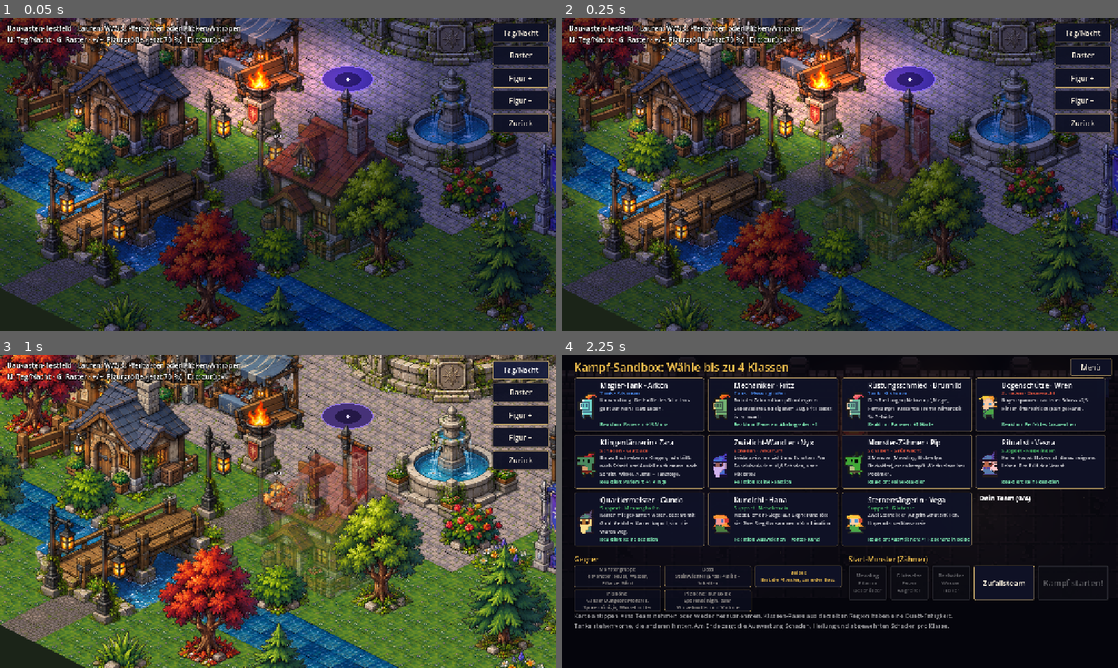
Above: before the commit, frames 1-4 (two rows, left to right).
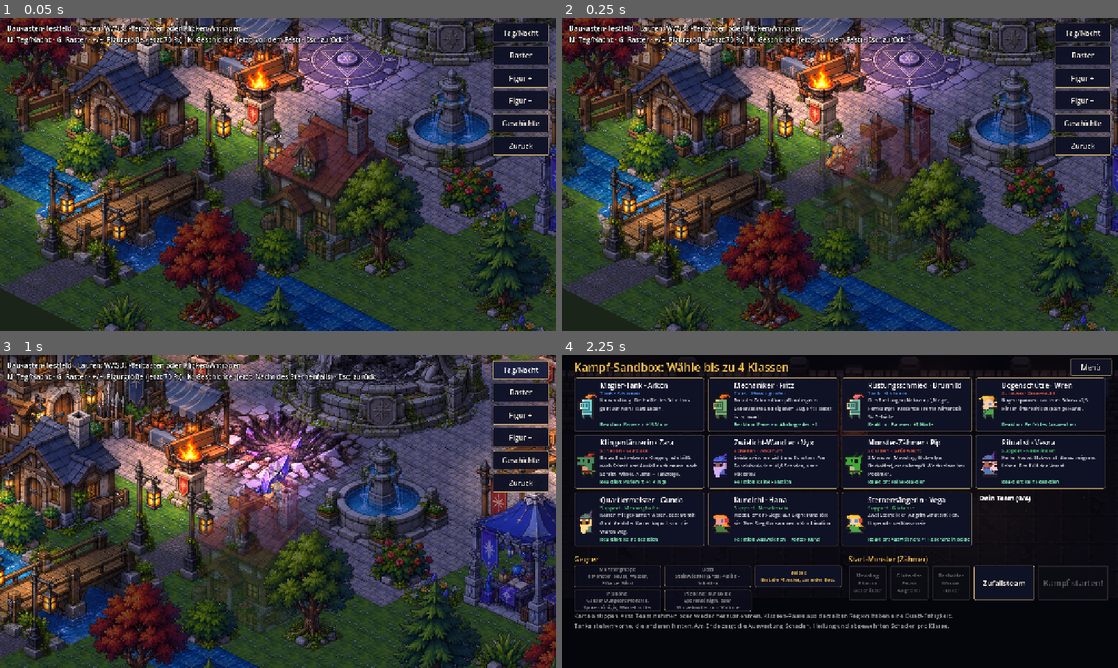
Above: after the commit, the same moments.

Repository: CazeX-studio/MiniKampf
Game: Godot game, scene res://tests/baukasten_auto.tscn
Same seed, same stepped clock (60 frames per second), same inputs: the game is played once before the commit and once after it. This scene is started directly instead of the project's main scene.
Inputs:
- Up to frame 1 (0.05 s): no input
- Up to frame 2 (0.25 s): no input
- Up to frame 3 (1 s): click "Tag/Nacht" at 0.5 s
- Up to frame 4 (2.25 s): click "Zurück" at 1.25 s; click "Kampf-Sandbox Alle 11 Klassen…" at 2 s

The runs differ from the first frame. In frame 1, 3.8% of the frame differs, in the area x 34-99%, y 0-44%; in frame 2, 3.8%; in frame 3, 90%, in the area x 0-100%, y 0-100%; in frame 4, nothing differs.

Commit message:
Baukasten: Splitterkreis, Krater und Sternsplitter, Geschichte im Testfeld umschaltbar
Co-Authored-By: Claude Opus 5.5 <noreply@anthropic.com>
Claude-Session: https://claude.ai/code/session_01BHCPNy1F47Z7gZ7RGUu5gt

Diff:
--- a/data/baukasten_teile.json
+++ b/data/baukasten_teile.json
@@ -517,18 +517,76 @@
 		},
 		"splitterkreis": {
 			"bild": "objekte/splitterkreis.png",
-			"massstab": 2,
-			"flaeche": [
-				2,
-				2
+			"flaeche": [
+				3,
+				3
+			],
+			"fuss": [
+				176,
+				102
 			],
 			"flach": true,
 			"blockiert": false,
-			"fuss_y": 12,
 			"licht": {
 				"art": "splitter",
 				"hoehe": 0
 			}
+		},
+		"krater_frisch": {
+			"bild": "objekte/krater_frisch.png",
+			"flaeche": [
+				4,
+				4
+			],
+			"fuss": [
+				170,
+				109
+			],
+			"flach": true,
+			"blockiert": false,
+			"lichter": [
+				{
+					"art": "splitter",
+					"bild": [
+						175,
+						95
+					]
+				},
+				{
+					"art": "glut",
+					"bild": [
+						150,
+						110
+					]
+				}
+			]
+		},
+		"krater_spaet": {
+			"bild": "objekte/krater_spaet.png",
+			"flaeche": [
+				4,
+				4
+			],
+			"fuss": [
+				182,
+				101
+			],
+			"flach": true
+		},
+		"sternsplitter": {
+			"bild": "objekte/sternsplitter.png",
+			"flaeche": [
+				1,
+				1
+			],
+			"fuss": [
+				83,
+				74
+			],
+			"licht": {
+				"art": "splitter",
+				"hoehe": 30
+			}
 		}
 	}
 }
--- a/data/baukasten_testfeld.json
+++ b/data/baukasten_testfeld.json
@@ -1,5 +1,5 @@
 {
-	"_hinweis": "Testfeld für den Baukasten (Rautenansicht), an …(220 unchanged characters)… in Teil quer. Mehr in data/BAUKASTEN.md.",
+	"_hinweis": "Testfeld für den Baukasten (Rautenansicht), an …(220 unchanged characters)… in Teil quer. Mehr in data/BAUKASTEN.md. 'nur_stufe': Teil gibt es nur in diesen Stufen der Geschichte (0 vor dem Fest, 1 Nacht des Sternenfalls, 2 Wochen danach; Taste K im Testfeld).",
 	"start": [
 		21,
 		31
@@ -63,8 +63,11 @@
 		{
 			"teil": "splitterkreis",
 			"feld": [
-				17,
-				23
+				16,
+				22
+			],
+			"nur_stufe": [
+				0
 			]
 		},
 		{
@@ -760,6 +763,36 @@
 				11,
 				34
 			]
+		},
+		{
+			"teil": "krater_frisch",
+			"feld": [
+				16,
+				22
+			],
+			"nur_stufe": [
+				1
+			]
+		},
+		{
+			"teil": "krater_spaet",
+			"feld": [
+				16,
+				22
+			],
+			"nur_stufe": [
+				2
+			]
+		},
+		{
+			"teil": "sternsplitter",
+			"feld": [
+				20,
+				26
+			],
+			"nur_stufe": [
+				1
+			]
 		}
 	]
 }
--- a/scripts/welt/baukasten_test.gd
+++ b/scripts/welt/baukasten_test.gd
@@ -16,6 +16,8 @@
 const PLAYER_RECT := Rect2(-24, -128, 48, 130)
 ## Größe der Spielfigur im Testfeld (Tasten + und -), um den Maßstab zur Welt auszuprobieren
 const FIGUR_GROESSEN: Array[float] = [0.5, 0.6, 0.7, 0.8, 0.9, 1.0]
+## Stand der Geschichte (Taste K): Teile mit "nur_stufe" erscheinen nur in diesen Stufen (Splitterkreis, Krater …)
+const STUFEN: Array[String] = ["vor dem Fest", "Nacht des Sternenfalls", "Wochen danach"]
 ## So durchsichtig werden Dinge, hinter denen die Figur steht
 const FADE_ALPHA := 0.45
 const ASSET_PATH := "res://assets/baukasten/"
@@ -24,6 +26,10 @@
 var _size := Vector2i.ZERO
 var _rows: PackedStringArray
 var _blocked := {}
+## Gesperrte Felder von Teilen, die es nur in der gerade gezeigten Stufe der Geschichte gibt
+var _stufe_blocked := {}
+var _stufe := 0
+var _start := Vector2i.ZERO
 ## Ein Eintrag pro Gegenstand: {name, node, rect (Felder), bild (Bildschirm-Fläche), flach}
 var _objekte: Array[Dictionary] = []
 var _lights: Array[Licht] = []
@@ -53,7 +59,8 @@
 	_rows = PackedStringArray(feld.get("boden", []))
 	_size = Vector2i(_rows[0].length() if _rows.size() > 0 else 0, _rows.size())
 	var start: Array = feld.get("start", [0, 0])
-	_pos = Vector2(start[0], start[1]) + Vector2(0.5, 0.5)
+	_start = Vector2i(start[0], start[1])
+	_pos = Vector2(_start) + Vector2(0.5, 0.5)
 
 	_modulate = CanvasModulate.new()
 	add_child(_modulate)
@@ -96,6 +103,7 @@
 	add_child(_camera)
 	_build_hud()
 	_set_figur(_figur_stufe)
+	set_stufe(0)
 	_set_night(true)
 	_update_player()
 	_camera.position = cell_to_screen(_pos)
@@ -127,7 +135,7 @@
 
 
 func is_walkable(cell: Vector2i) -> bool:
-	return not _ground_def(cell).is_empty() and not _blocked.has(cell)
+	return not _ground_def(cell).is_empty() and not _blocked.has(cell) and not _stufe_blocked.has(cell)
 
 
 # --- Aufbau ---------------------------------------------------------------------
@@ -185,6 +193,8 @@
 		node.add_child(licht)
 		_lights.append(licht)
 	(_flat if flach else _sorted).add_child(node)
+	var stufen: Array = o.get("nur_stufe", [])
+	var zellen: Array[Vector2i] = []
 	if d.get("begehbar", false):
 		# Brücke und Ähnliches: darauf kann man laufen, auch wenn darunter Wasser ist
 		for y in rect.size.y:
@@ -197,8 +207,11 @@
 				# Bei gespiegelten Teilen sind die freien Felder ebenfalls getauscht
 				var f := [y, x] if o.get("gespiegelt", false) else [x, y]
 				if not f in frei and not [float(f[0]), float(f[1])] in frei:
-					_blocked[rect.position + Vector2i(x, y)] = true
-	_objekte.append({name = teil, node = node, rect = rect, flach = flach,
+					zellen.append(rect.position + Vector2i(x, y))
+	if stufen.is_empty():
+		for cell in zellen:
+			_blocked[cell] = true
+	_objekte.append({name = teil, node = node, rect = rect, flach = flach, stufen = stufen, zellen = zellen,
 			bild = Rect2(node.position + sprite.position, tex.get_size() * massstab)})
 
 
@@ -206,7 +219,7 @@
 func _check_overlaps() -> void:
 	var used := {}
 	for o: Dictionary in _objekte:
-		if o.flach:
+		if o.flach or not o.stufen.is_empty():
 			continue
 		var rect: Rect2i = o.rect
 		for y in range(rect.position.y, rect.end.y):
@@ -253,10 +266,12 @@
 			var top := cell_to_screen(Vector2(x, y))
 			var diamond := PackedVector2Array([top, top + Vector2(TILE_W * 0.5, TILE_H * 0.5),
 					top + Vector2(0, TILE_H), top + Vector2(-TILE_W * 0.5, TILE_H * 0.5), top])
-			if _blocked.has(Vector2i(x, y)):
+			if _blocked.has(Vector2i(x, y)) or _stufe_blocked.has(Vector2i(x, y)):
 				_grid_node.draw_colored_polygon(diamond.slice(0, 4), Color(1, 0.2, 0.2, 0.25))
 			_grid_node.draw_polyline(diamond, Color(1, 1, 1, 0.15), 1.0)
 	for o: Dictionary in _objekte:
+		if not (o.node as Node2D).visible:
+			continue
 		var r: Rect2i = o.rect
 		_grid_node.draw_polyline(PackedVector2Array([cell_to_screen(Vector2(r.position)),
 				cell_to_screen(Vector2(r.end.x, r.position.y)), cell_to_screen(Vector2(r.end)),
@@ -283,7 +298,8 @@
 	root.add_child(hint)
 	var buttons: Array = [["Tag/Nacht", func() -> void: _set_night(not _night)],
 			["Raster", func() -> void: _toggle_grid()], ["Figur +", func() -> void: _set_figur(_figur_stufe + 1)],
-			["Figur −", func() -> void: _set_figur(_figur_stufe - 1)], ["Zurück", _go_menu]]
+			["Figur −", func() -> void: _set_figur(_figur_stufe - 1)], ["Geschichte", func() -> void: set_stufe(_stufe + 1)],
+			["Zurück", _go_menu]]
 	for i in buttons.size():
 		var b := Button.new()
 		b.text = buttons[i][0]
@@ -299,8 +315,36 @@
 	_figur_stufe = clampi(stufe, 0, FIGUR_GROESSEN.size() - 1)
 	var g := FIGUR_GROESSEN[_figur_stufe]
 	_player.scale = Vector2(g, g)
+	_update_hint()
+
+
+func _update_hint() -> void:
 	if _hint != null:
-		_hint.text = "Baukasten-Testfeld · Laufen: WASD, Pfeiltasten oder Klicken/Antippen\nN: Tag/Nacht · G: Raster · +/−: Figurgröße (jetzt %d %%) · Esc: zurück" % roundi(g * 100.0)
+		_hint.text = ("Baukasten-Testfeld · Laufen: WASD, Pfeiltasten oder Klicken/Antippen\nN: Tag/Nacht · G: Raster · "
+				+ "+/−: Figurgröße (jetzt %d %%) · K: Geschichte (jetzt: %s) · Esc: zurück") % [
+				roundi(FIGUR_GROESSEN[_figur_stufe] * 100.0), STUFEN[_stufe]]
+
+
+## Stand der Geschichte zeigen: Splitterkreis vor dem Fest, frischer Krater in der Festnacht (immer Nacht), später der umzäunte Krater.
+func set_stufe(stufe: int) -> void:
+	_stufe = posmod(stufe, STUFEN.size())
+	_stufe_blocked.clear()
+	for o: Dictionary in _objekte:
+		if o.stufen.is_empty():
+			continue
+		var da: bool = _stufe in o.stufen or float(_stufe) in o.stufen
+		(o.node as Node2D).visible = da
+		if da:
+			for cell: Vector2i in o.zellen:
+				_stufe_blocked[cell] = true
+	if _stufe == 1:
+		_set_night(true)
+	# Steht die Figur jetzt in etwas drin, geht sie zum Start
+	if not is_walkable(Vector2i(_pos.floor())):
+		place_player(_start)
+	_update_hint()
+	if _grid_node != null:
+		_grid_node.queue_redraw()
 
 
 func _set_night(on: bool) -> void:
@@ -328,6 +372,8 @@
 				_set_night(not _night)
 			KEY_G:
 				_toggle_grid()
+			KEY_K:
+				set_stufe(_stufe + 1)
 			KEY_ESCAPE:
 				_go_menu()
 			KEY_EQUAL, KEY_PLUS, KEY_KP_ADD:
@@ -428,6 +474,8 @@
 		if o.flach:
 			continue
 		var node: Node2D = o.node
+		if not node.visible:
+			continue
 		var behind := false
 		if (o.bild as Rect2).intersects(area):
 			var rect: Rect2i = o.rect
--- a/tests/baukasten_auto.gd
+++ b/tests/baukasten_auto.gd
@@ -18,27 +18,36 @@
 	_t += delta
 	var plan: Array = [
 		[0.6, func() -> void: _foto("nacht")],
-		[0.8, func() -> void: _set_night(false)],
-		[1.4, func() -> void: _foto("tag")],
-		[1.6, func() -> void: _toggle_grid()],
-		[2.2, func() -> void: _foto("raster")],
-		[2.4, func() -> void:
+		[0.9, func() -> void:
+			set_stufe(1)
+			place_player(Vector2i(21, 27))],
+		[1.3, func() -> void: _foto("krater_frisch")],
+		[1.5, func() -> void: set_stufe(2)],
+		[1.9, func() -> void:
+			_foto("krater_spaet")
+			set_stufe(0)
+			place_player(Vector2i(21, 31))],
+		[2.45, func() -> void: _set_night(false)],
+		[2.9, func() -> void: _foto("tag")],
+		[3.1, func() -> void: _toggle_grid()],
+		[3.7, func() -> void: _foto("raster")],
+		[3.9, func() -> void:
 			_toggle_grid()
 			_set_night(true)
 			place_player(Vector2i(6, 22))],
-		[3.4, func() -> void: _foto("hinter_haus")],
-		[3.6, func() -> void: place_player(Vector2i(20, 3))],
-		[4.6, func() -> void: _foto("torbogen")],
-		[4.8, func() -> void: place_player(Vector2i(4, 20))],
-		[5.8, func() -> void: _foto("sechstes_tor")],
-		[6.0, func() -> void:
+		[4.9, func() -> void: _foto("hinter_haus")],
+		[5.1, func() -> void: place_player(Vector2i(20, 3))],
+		[6.1, func() -> void: _foto("torbogen")],
+		[6.3, func() -> void: place_player(Vector2i(4, 20))],
+		[7.3, func() -> void: _foto("sechstes_tor")],
+		[7.5, func() -> void:
 			_toggle_grid()
 			place_player(Vector2i(20, 34))],
-		[7.0, func() -> void: _foto("raster_bruecke")],
-		[7.2, func() -> void:
+		[8.5, func() -> void: _foto("raster_bruecke")],
+		[8.7, func() -> void:
 			_toggle_grid()
 			walk_to(Vector2i(21, 43))],
-		[11.0, func() -> void:
+		[12.5, func() -> void:
 			print("Nach dem Klick-Weg: ", Vector2i(_pos.floor()))
 			_foto("bruecke")
 			get_tree().quit()],
--- a/tools/vorlagen/messung.json
+++ b/tools/vorlagen/messung.json
@@ -502,5 +502,61 @@
 			56,
 			53
 		]
+	},
+	"splitterkreis": {
+		"groesse": [
+			352,
+			168
+		],
+		"flaeche": [
+			4,
+			4
+		],
+		"fuss": [
+			176,
+			102
+		]
+	},
+	"krater_frisch": {
+		"groesse": [
+			355,
+			191
+		],
+		"flaeche": [
+			5,
+			5
+		],
+		"fuss": [
+			170,
+			109
+		]
+	},
+	"krater_spaet": {
+		"groesse": [
+			378,
+			183
+		],
+		"flaeche": [
+			5,
+			5
+		],
+		"fuss": [
+			182,
+			101
+		]
+	},
+	"sternsplitter": {
+		"groesse": [
+			147,
+			107
+		],
+		"flaeche": [
+			2,
+			2
+		],
+		"fuss": [
+			83,
+			74
+		]
 	}
 }
Binary file added: assets/baukasten/objekte/krater_frisch.png
Not shown, added: assets/baukasten/objekte/krater_frisch.png.import
Binary file added: assets/baukasten/objekte/krater_spaet.png
Not shown, added: assets/baukasten/objekte/krater_spaet.png.import
Binary file changed: assets/baukasten/objekte/splitterkreis.png
Binary file added: assets/baukasten/objekte/sternsplitter.png
Not shown, added: assets/baukasten/objekte/sternsplitter.png.import
Binary file added: tools/vorlagen/splitter.png
Not shown, changed: BAUAUFTRAEGE.md
Not shown, changed: CREDITS.md
Not shown, changed: FORTSCHRITT.md
Not shown, changed: data/BAUKASTEN.md
(and 1 more such lines)
